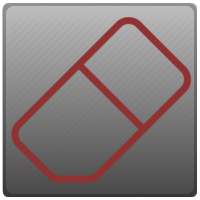
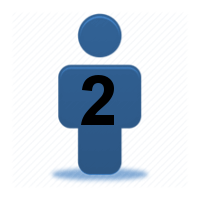
Layered file, before and after one edit (200px x 200px). Changes by layer:
hid "Warstwa #3" over [2, 3, 197, 197]
hid "rubber" over [8, 17, 194, 186]
showed "2" over [81, 75, 114, 125]
added layer "player 2" above "player 1" over [11, 11, 189, 189]
renamed "Warstwa" to "ButtonRamka", hid it, moved it above "ButtonTlo" over [3, 3, 197, 197]
renamed "Tło" to "ButtonTlo", hid it over [3, 3, 197, 197]
